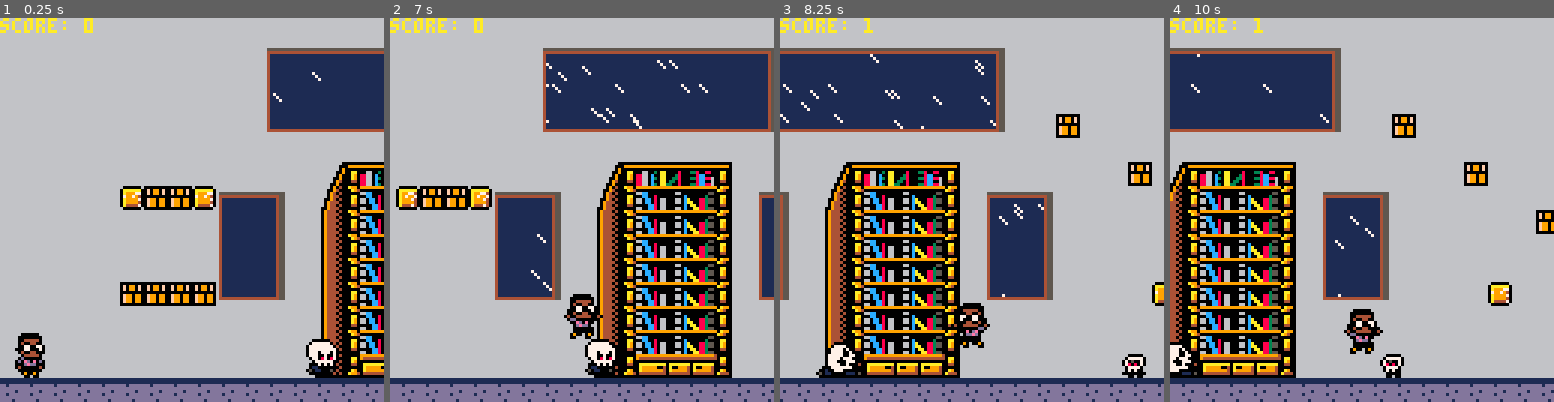
Above: before the commit, frames 1-4 (left to right).
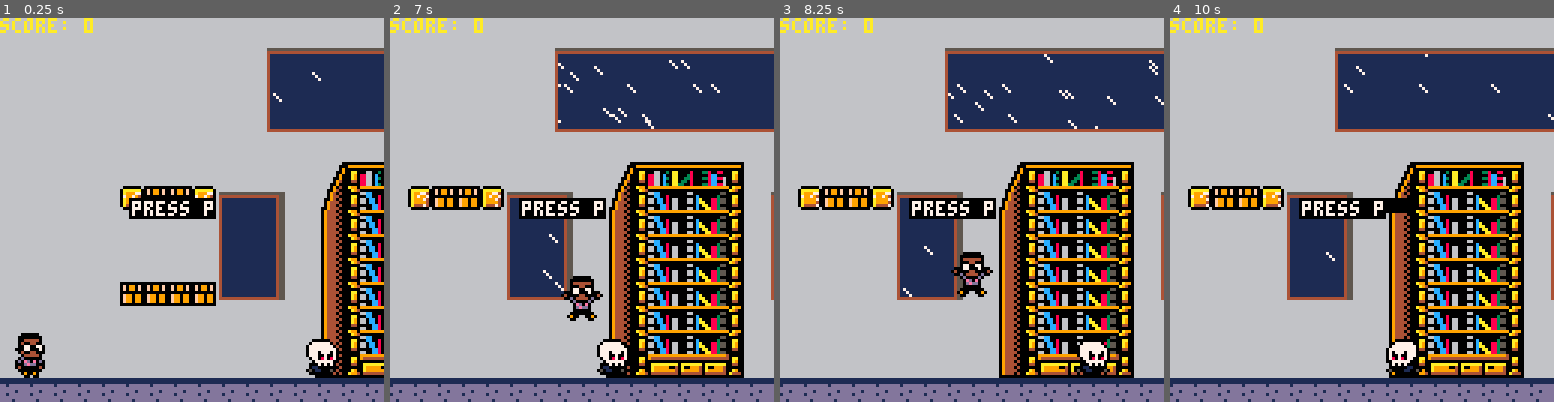
Above: after the commit, the same moments.

Repository: cwrightlibrary/pico-8
Game: PICO-8 cartridge library_game/carts/library-game.p8
Two runs of this game, one before a commit and one after it. Both use one fixed random seed, a clock stepped at 60 frames per second and the inputs below.
Inputs:
- Up to frame 1 (0.25 s): no input
- Up to frame 2 (7 s): tap X (X key) at 0.33, 1.07, 1.85, 2.97, 4.08, 5.2, 6.32 s; tap O (Z key) at 0.7, 1.7, 2.1, 2.5, 2.9, 3.3, 3.7, 4.1, 4.5, 4.9, 5.3, 5.7, 6.1, 6.5, 6.9 s; hold Right 1.6-2.1 s; hold Right 2.47-3.03 s; hold Left 3.08-3.58 s; hold Right 4.02-4.68 s; hold Left 5.08-5.68 s; hold Right 6.08-6.58 s; hold Right from 6.63 s (still down)
- Up to frame 3 (8.25 s): release Right at 7.13 s; tap O (Z key) at 7.3, 7.7, 8.1 s; tap X (X key) at 7.43 s; hold Right 7.5-8.07 s; hold Left from 8.12 s (still down)
- Up to frame 4 (10 s): tap O (Z key) every 0.4 s from 8.5 to 9.7 s; tap X (X key) at 8.55, 9.67 s; release Left at 8.62 s; hold Right 9.05-9.72 s

The runs differ from the first frame. In frame 1, 1.0% of the frame differs, in the area x 33-57%, y 46-53%; in frame 2, 22%; in frame 3, 61%; in frame 4, 65%, in the area x 0-100%, y 0-100%.

Commit message:
Add files via upload

Diff:
--- a/library_game/carts/library-game.p8
+++ b/library_game/carts/library-game.p8
@@ -76,6 +76,13 @@
  add_sk_small()
  print('score: '..p.score,cam_x,0,10)
  break_brick()
+ rectfill(cam_x+43,60,cam_x+71,66,0)
+ print('press p',cam_x+44,61,7)
+ if p.hit
+ and p.y>140 then
+  rectfill(cam_x+43,60,cam_x+81,64,0)
+  print('press p',cam_x+44,61,7)
+ end
 end
 
 function break_brick()
@@ -164,7 +171,12 @@
   jump_hold=0,
   jump_hold_time=0,
   jump_held=false,
-  score=0
+  score=0,
+  hit=false,
+  hit_hold=0,
+  hit_up=10,
+  hit_down=.7,
+  hit_tip=''
  }
 end
 
@@ -173,141 +185,175 @@
  p.dx*=friction
  --input
  --move left/right
- if btn(⬅️) then
-  p.dx-=p.acc
-  p.running=true
-  p.flp=true
- end
- if btn(➡️) then
-  p.dx+=p.acc
-  p.running=true
-  p.flp=false
- end
---slide
- if p.running
-  and not btn(⬅️)
-  and not btn(➡️)
-  and not p.falling
-  and not p.jumping then
-  p.running=false
-  p.sliding=true
- end
---jump
- if btn(4)
- and p.landed
- and not p.jump_held then
-  p.jump_held=true
-  sfx(0)
-  p.dy-=p.boost
-  p.landed=false
- elseif btn(4)
- and p.jumping then
-  if time()-p.jump_hold_time>.05 then
-   p.jump_hold_time=time()
-   if p.jump_hold<3 then
-    p.jump_hold+=1
-    p.dy-=p.higher_boost
-   end
-   if p.jump_hold>3 then
-    p.jumping=false
-    p.falling=true
-   end
-  end
- end
- if p.landed then
-  p.jump_hold=0
-  p.jump_hold_time=0
- end
- if not btn(4) then
-  p.jump_held=false
- end
- if btn(5) then
-  p.max_dx=1.75
- elseif not btn(5) then
-  p.max_dx=1.25
- end
-
- --collisions
- --down
- if p.dy>0 then
-  p.falling=true
-  p.landed=false
-  p.jumping=false
-
-  p.dy=limit_speed(p.dy,p.max_dy)
-
-  --map collisions
-  if map_collision(p,'down',0)
-  or (map_collision(p,'down',1)
-  and map_collision(p,'down_more',1)) then
-   p.landed=true
-   p.falling=false
-   p.dy=0
-   p.y-=((p.y+p.h+1)%8)-1
-  end
- --up
- elseif p.dy<0 then
-  p.jumping=true
-  if map_collision(p,'up',0)
-  and not map_collision(p,'up',7) then
-   sfx(3)
-   p.dy=0
-  end
-  if map_collision(p,'up',7) then
-   local clx=ceil(p.x/8)
-   local fly=flr(p.y/8)
-   local flx=flr(p.x/8)
-   local cly=ceil(p.y/8)
-
-   if (mget(clx,fly)==144
-   and mget(flx,fly)==144)
-   or (mget(clx,fly)==144
-   and mget(flx,fly)!=144) then
-    broken.ceil_x=true
-    brick_break=true
-    sfx(-1,2)
-    sfx(5,2)
+ if not p.hit then
+  if btn(⬅️) then
+   p.dx-=p.acc
+   p.running=true
+   p.flp=true
+  end
+  if btn(➡️) then
+   p.dx+=p.acc
+   p.running=true
+   p.flp=false
+  end
+ --slide
+  if p.running
+   and not btn(⬅️)
+   and not btn(➡️)
+   and not p.falling
+   and not p.jumping then
+   p.running=false
+   p.sliding=true
+  end
+ --jump
+  if btn(4)
+  and p.landed
+  and not p.jump_held then
+   p.jump_held=true
+   sfx(0)
+   p.dy-=p.boost
+   p.landed=false
+  elseif btn(4)
+  and p.jumping then
+   if time()-p.jump_hold_time>.05 then
+    p.jump_hold_time=time()
+    if p.jump_hold<3 then
+     p.jump_hold+=1
+     p.dy-=p.higher_boost
+    end
+    if p.jump_hold>3 then
+     p.jumping=false
+     p.falling=true
+    end
+   end
+  end
+  if p.landed then
+   p.jump_hold=0
+   p.jump_hold_time=0
+  end
+  if not btn(4) then
+   p.jump_held=false
+  end
+  if btn(5) then
+   p.max_dx=1.75
+  elseif not btn(5) then
+   p.max_dx=1.25
+  end
+
+  --collisions
+  --down
+  if p.dy>0 then
+   p.falling=true
+   p.landed=false
+   p.jumping=false
+
+   p.dy=limit_speed(p.dy,p.max_dy)
+
+   --map collisions
+   if map_collision(p,'down',0)
+   or (map_collision(p,'down',1)
+   and map_collision(p,'down_more',1)) then
+    p.landed=true
+    p.falling=false
     p.dy=0
-   elseif mget(flx,fly)==144
-   and mget(clx,fly)!=144 then
-    broken.flr_x=true
-    brick_break=true
-    sfx(-1,2)
-    sfx(5,2)
+    p.y-=((p.y+p.h+1)%8)-1
+   end
+  --up
+  elseif p.dy<0 then
+   p.jumping=true
+   if map_collision(p,'up',0)
+   and not map_collision(p,'up',7) then
+    sfx(3)
     p.dy=0
    end
-  end
- end
- --left
- if p.dx<0 then
-  p.dx=limit_speed(p.dx,p.max_dx)
-  if map_collision(p,'left',0) then
-   p.dx=0
-  end
- --right
- elseif p.dx>0 then
-  p.dx=limit_speed(p.dx,p.max_dx)
-  if map_collision(p,'right',0) then
-   p.dx=0
-  end
- end
- --stop sliding
- if p.sliding then
-  if abs(p.dx)<.2
-  or p.running then
-   p.dx=0
-   p.sliding=false
-  end
- end
- --apply change in loc
- p.x+=p.dx
- p.y+=p.dy
- --limit to map
- if p.x<0 then
-  p.x=0
- elseif p.x>451 then
-  p.x=451
- end
+   if map_collision(p,'up',7) then
+    local clx=ceil(p.x/8)
+    local fly=flr(p.y/8)
+    local flx=flr(p.x/8)
+    local cly=ceil(p.y/8)
+
+    if (mget(clx,fly)==144
+    and mget(flx,fly)==144)
+    or (mget(clx,fly)==144
+    and mget(flx,fly)!=144) then
+     broken.ceil_x=true
+     brick_break=true
+     sfx(-1,2)
+     sfx(5,2)
+     p.dy=0
+    elseif mget(flx,fly)==144
+    and mget(clx,fly)!=144 then
+     broken.flr_x=true
+     brick_break=true
+     sfx(-1,2)
+     sfx(5,2)
+     p.dy=0
+    end
+   end
+  end
+  --left
+  if p.dx<0 then
+   p.dx=limit_speed(p.dx,p.max_dx)
+   if map_collision(p,'left',0) then
+    p.dx=0
+   end
+  --right
+  elseif p.dx>0 then
+   p.dx=limit_speed(p.dx,p.max_dx)
+   if map_collision(p,'right',0) then
+    p.dx=0
+   end
+  end
+  --stop sliding
+  if p.sliding then
+   if abs(p.dx)<.2
+   or p.running then
+    p.dx=0
+    p.sliding=false
+   end
+  end
+  --apply change in loc
+  p.x+=p.dx
+  p.y+=p.dy
+  --limit to map
+  if p.x<0 then
+   p.x=0
+  elseif p.x>451 then
+   p.x=451
+  end
+ elseif p.hit then
+  if p.hit_hold<25 then
+   if time()-p.anim>.03 then
+    p.anim=time()
+    p.hit_up*=.7
+    if p.hit_up>.1 then
+     p.y-=p.hit_up
+    else
+     p.hit_hold+=1
+    end
+   end
+  else
+   if time()-p.anim>.03 then
+    p.anim=time()
+    if p.hit_down<10 then
+     p.hit_down*=1.1
+     if p.y<140 then
+      p.y+=p.hit_down
+     else
+      --game menu code
+     end
+    end
+   end
+  end
+ end
+end
+
+function hcenter()
+ return 64-9*2
+end
+
+function vcenter()
+ return 61
 end
 
 function p_animate()
@@ -352,6 +398,9 @@
    end
   end
  end
+ if p.hit then
+  p.sp=13
+ end
 end
 
 function p_draw()
@@ -403,12 +452,17 @@
     end
    end
    sk.x+=sk.dx
-   if object_collide(p.x+3,p.y+p.h,p.x+3+p.w-6,p.y+p.h+1,sk.x+1,sk.y+2,sk.x+1+sk.w-2,sk.y+3)
+   if object_collide(p.x+2,p.y+p.h,p.x+2+p.w-4,p.y+p.h+1,sk.x+1,sk.y+2,sk.x+1+sk.w-2,sk.y+3)
    and not p.jumping
    and p.falling then
     if sk.hit==false then
+     p.dy=-p.boost
      sk.hit=true
     end
+   elseif object_collide(p.x+3,p.y+1,p.x+3+p.w-6,p.y+1+p.h-1,sk.x+3,sk.y+3,sk.x+3+sk.w-6,sk.y+3+sk.h-3)
+   and not object_collide(p.x+2,p.y+p.h,p.x+2+p.w-4,p.y+p.h+1,sk.x+1,sk.y+2,sk.x+1+sk.w-2,sk.y+3)
+   and not sk.hit then
+    p.hit=true
    end
   end
  end
@@ -490,7 +544,7 @@
     end
    end
    sk_small.x+=sk_small.dx
-   if object_collide(p.x+3,p.y+p.h,p.x+3+p.w-6,p.y+p.h+1,sk_small.x,sk_small.y,sk_small.x+sk_small.w-2,sk_small.y+1)
+   if object_collide(p.x+2,p.y+p.h,p.x+2+p.w-4,p.y+p.h+1,sk_small.x,sk_small.y,sk_small.x+sk_small.w-2,sk_small.y+1)
    and not p.jumping
    and p.falling
     then
@@ -1005,21 +1059,21 @@
 end
 __gfx__
 00000000222222222222222222222222222222222222222222222222222222222222222222222222222222222222200000022222222222222222222222222222
-00000000222220000002222222222000000222222222200000022222222220000002222222222000000222222222000000002222222222222222222222222222
-00700700222200000000222222220000000022222222000000002222222200000000222222220000000022222222004444402222222222222222222222222222
-00077000222200444440222222220044444022222222004444402222222200444440222222220400440022222222040044002222222222222222222222222222
-00077000222204004400222222220400440022222222040044002222222204004400222222220077007702222222007700770222222222222222222222222222
-00700700222200770077022222220077007702222222007700770222222200770077022222200077000702222220007700070222222222222222222222222222
-00000000222000770007022222200077000702222220007700070222222000770007022222220400440040222220040044000022222222222222222222222222
-00000000222204004400022222220400440002222222040044000222222204004400022222222044444002222204004444400402222222222222222222222222
-00000000222220444440222222222044444022222222204444402022222220444440402222222044444002222220dd0000000022220000222222222222222222
-0000000022220d000000222222220d000000222222220d000000040222220d000000022222220d0000002222222200ed0e002222220000222222222222222222
-000000002220d0ed0e0d02222220d0ed0e0002222220d0ed0e0d00222220d0ed0e0002222220d0ed0e022222222220dedd022222207447022222222222222222
-00000000222000dedd000222222000dedd004022222000dedd002222222000dedd022222222000dedd0222222222200000002222204444022222222222222222
-00000000222040000004022222204000000202222220400000022222222040000002222222204000000222222222200000002222200000022222222222222222
-00000000222200000000222222220000000222222222000000022222222200000002222222220000000222222222090020902222040de0402222222222222222
-00000000222220900902222222222090090222222222209009022222222220900902222222222090090222222222002220022222209009022222222222222222
-00000000222222002002222222222200200222222222220020022222222222002002222222222200200222222222222222222222200220022222222222222222
+00000000222220000002222222222000000222222222200000022222222220000002222222222000000222222222000000002222222220000002222222222222
+00700700222200000000222222220000000022222222000000002222222200000000222222220000000022222222004444402222222200000000222222222222
+00077000222200444440222222220044444022222222004444402222222200444440222222220400440022222222040044002222222204444440222222222222
+00077000222204004400222222220400440022222222040044002222222204004400222222220077007702222222007700770222222200044000222222222222
+00700700222200770077022222220077007702222222007700770222222200770077022222200077000702222220007700070222222207700770222222222222
+00000000222000770007022222200077000702222220007700070222222000770007022222220400440040222220040044000022220007700070002222222222
+00000000222204004400022222220400440002222222040044000222222204004400022222222044444002222204004444400402204000044000040222222222
+00000000222220444440222222222044444022222222204444402022222220444440402222222044444002222220dd00000000222200d044440d002222222222
+0000000022220d000000222222220d000000222222220d000000040222220d000000022222220d0000002222222200ed0e00222222220d0000d0222222222222
+000000002220d0ed0e0d02222220d0ed0e0002222220d0ed0e0d00222220d0ed0e0002222220d0ed0e022222222220dedd022222222220ed0e02222222222222
+00000000222000dedd000222222000dedd004022222000dedd002222222000dedd022222222000dedd0222222222200000002222222220dedd02222222222222
+00000000222040000004022222204000000202222220400000022222222040000002222222204000000222222222200000002222222220000002222222222222
+00000000222200000000222222220000000222222222000000022222222200000002222222220000000222222222090020902222222200000000222222222222
+00000000222220900902222222222090090222222222209009022222222220900902222222222090090222222222002220022222222090022009022222222222
+00000000222222002002222222222200200222222222220020022222222222002002222222222200200222222222222222222222222200222200222222222222
 00000000222220000002222222222222222222222222222222222222222220000002222222222000000222222222222222222222222222222222222222222222
 00000000222200000000222222222000000222222222200000022222222200000000222222220000000022222222222222222222222222222222222222222222
 00000000222200444440222222220000000022222222000000002222222200444440222222220044444022222222222222222222222222222222222222222222
